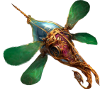
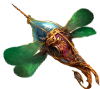
Two versions of the same layered image (w=100, h=89). Layer-by-layer changes:
added layer "Pasted Layer #3" above "Pasted Layer #1" over bbox(62, 7, 95, 34)
added layer "Pasted Layer #2" above "Pasted Layer #4" over bbox(12, 49, 50, 79)
added layer "Pasted Layer #4" above "Thopter 2" over bbox(67, 25, 97, 40)
painted on "Thopter 2" over bbox(20, 0, 98, 86)
